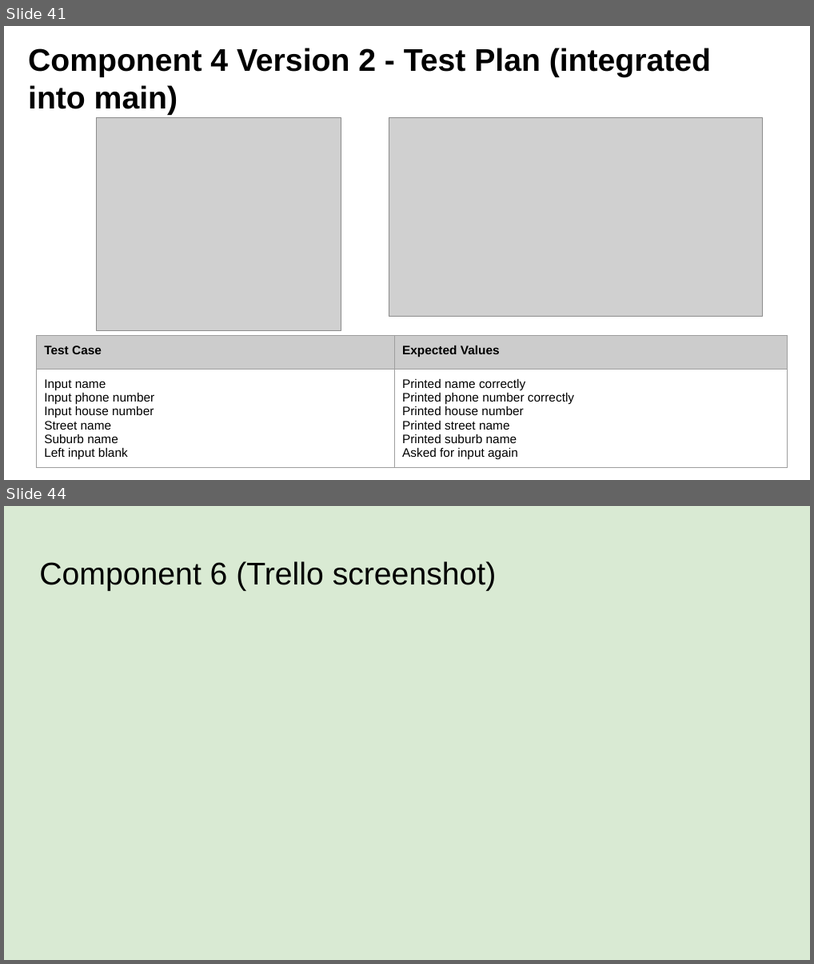
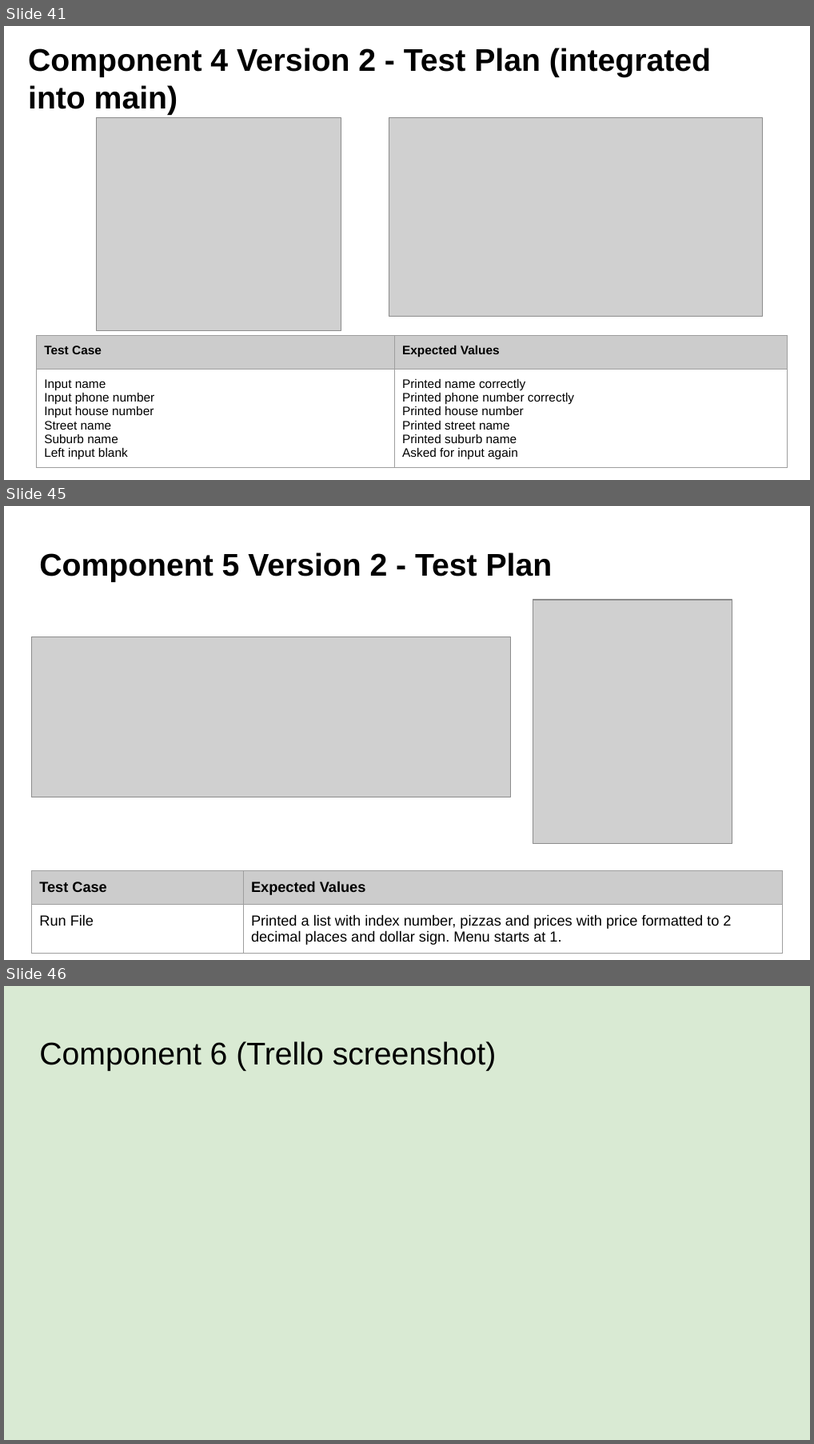
Before and after one commit to danettp/ds_nuts_bot, a slide deck: Danett Pepito - 000_91896 _ 91897 Documentation - 2150400 (Git).pptx. Shown one above the other, each under a label of ours: slides 41 and 44 before the commit, slides 41, 45 and 46 after it; the slides between them are not shown. The pictures are 814x964 and 814x1444 pixels, drawn with LibreOffice and Linux fonts; fonts in the diff are those of the drawing; grey boxes stand for pictures; background and template pictures are left out. Boxes give left, top, right and bottom in pixels: in the first picture for what was removed or moved away, otherwise in the second. Text is boxed around its words. In the diff, an @@ line names an element or a change of style, - is before the commit and + after.

Commit message:
Added version 1 and 2 nuts menu
Created 2 versions of basic nuts menu.

```diff
--- a/Danett Pepito - 000_91896 _ 91897 Documentation - 2150400 (Git).pptx
+++ b/Danett Pepito - 000_91896 _ 91897 Documentation - 2150400 (Git).pptx
@@ slide 45 added at [4,506,810,960], background picture (left out) @@
@@ title added at [39,552,553,582], 28 pt, text #000000, bold @@
+Component 5 Version 2 - Test Plan
@@ picture added at [533,600,733,843] @@
@@ picture added at [31,636,511,797] @@
@@ table added at [31,871,783,955], 2 rows, 2 columns @@
+Test Case | Expected Values
+Run File | Printed a list with index number, pizzas and prices with price formatted to 2 decimal places and dollar sign. Menu starts at 1.
@@ what was slide 44 is now slide 46 @@
```
Also in this commit, not shown: 2 slides changed, 1 other slide added, 2 other files.
